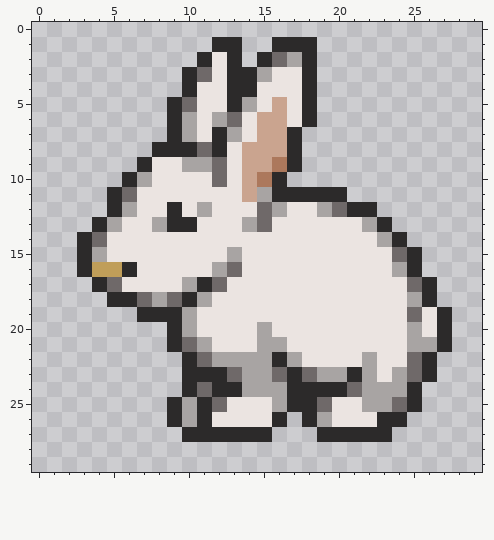
Pixel-art sprite: resources/Bunny/BunnyLeft.png. That is the earlier state.
The file is 60x60 pixels, drawn in blocks of 2x2; one block is one cell here.
New version:
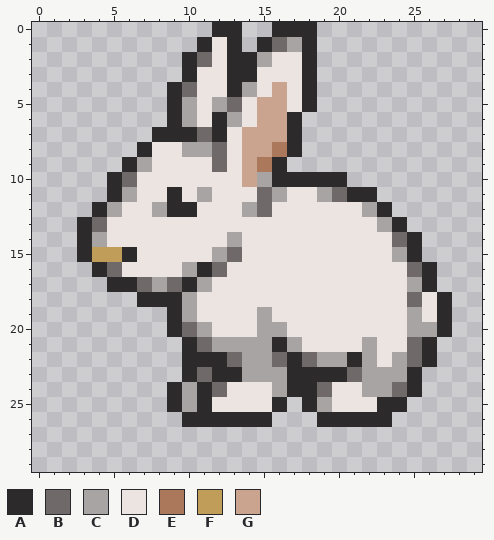
Palette (. is transparent): A #2c2a2a  B #6f6969  C #a8a4a3  D #ebe4e1  E #ac785c  F #c09e59  G #caa48f
Changes in this commit:
@@ x 0..29 @@
- 0 ..............................
- 1 ............AA..AAA...........
- 2 ...........ADA.ABCA...........
- 3 ..........ABDAACDDA...........
- 4 ..........ADDAADDDA...........
- 5 .........ABDDACDGDA...........
- 6 .........ACDCBDGGDA...........
- 7 .........ACDACDGGA............
- 8 ........AAABADGGGA............
- 9 .......ADDCCBDGGEA............
-10 ......ACDDDDBDGEA.............
-11 .....ABDDDDDDDGCAAAAA.........
-12 .....ACDDADCDDDBCDDCBAA.......
-13 ....ACDDCAADDDCBDDDDDDCA......
-14 ...ABDDDDDDDDDDDDDDDDDDCA.....
-15 ...ACDDDDDDDDCDDDDDDDDDDBA....
-16 ...AFFADDDDDCBDDDDDDDDDDCA....
-17 ....ABDDDDCABDDDDDDDDDDDDBA...
-18 .....AABCBACDDDDDDDDDDDDDCA...
-19 .......AAACDDDDDDDDDDDDDDBDA..
-20 .........ACDDDDCDDDDDDDDDCDA..
-21 .........ABCDDDCCDDDDDDDDCCA..
-22 ..........ABCCCCACDDDDCDDBA...
-23 ..........AAABCCBABCCACDCBA...
-24 ..........ABAACCCAAAABCCCA....
-25 .........ACABDDDCAABDDCCBA....
-26 .........ACADDDDA.ACDDDAA.....
-27 ..........AAAAAA...AAAAA......
+ 0 ............AA..AAA...........
+ 1 ...........ADA.ABCA...........
+ 2 ..........ABDAACDDA...........
+ 3 ..........ADDAADDDA...........
+ 4 .........ABDDACDGDA...........
+ 5 .........ACDCBDGGDA...........
+ 6 .........ACDACDGGA............
+ 7 ........AAABADGGGA............
+ 8 .......ADDCCBDGGEA............
+ 9 ......ACDDDDBDGEA.............
+10 .....ABDDDDDDDGCAAAAA.........
+11 .....ACDDADCDDDBCDDCBAA.......
+12 ....ACDDCAADDDCBDDDDDDCA......
+13 ...ABDDDDDDDDDDDDDDDDDDCA.....
+14 ...ACDDDDDDDDCDDDDDDDDDDBA....
+15 ...AFFADDDDDCBDDDDDDDDDDCA....
+16 ....ABDDDDCABDDDDDDDDDDDDBA...
+17 .....AABCBACDDDDDDDDDDDDDCA...
+18 .......AAACDDDDDDDDDDDDDDBDA..
+19 .........ACDDDDCDDDDDDDDDCDA..
+20 .........ABCDDDCCDDDDDDDDCCA..
+21 ..........ABCCCCACDDDDCDDBA...
+22 ..........AAABCCBABCCACDCBA...
+23 ..........ABAACCCAAAABCCCA....
+24 .........ACABDDDCAABDDCCBA....
+25 .........ACADDDDA.ACDDDAA.....
+26 ..........AAAAAA...AAAAA......
+27 ..............................
 28 ..............................
Boxes around the changes in both pictures, in picture pixels (x1, y1, x2, y2):
changed: (77, 22, 452, 442)
